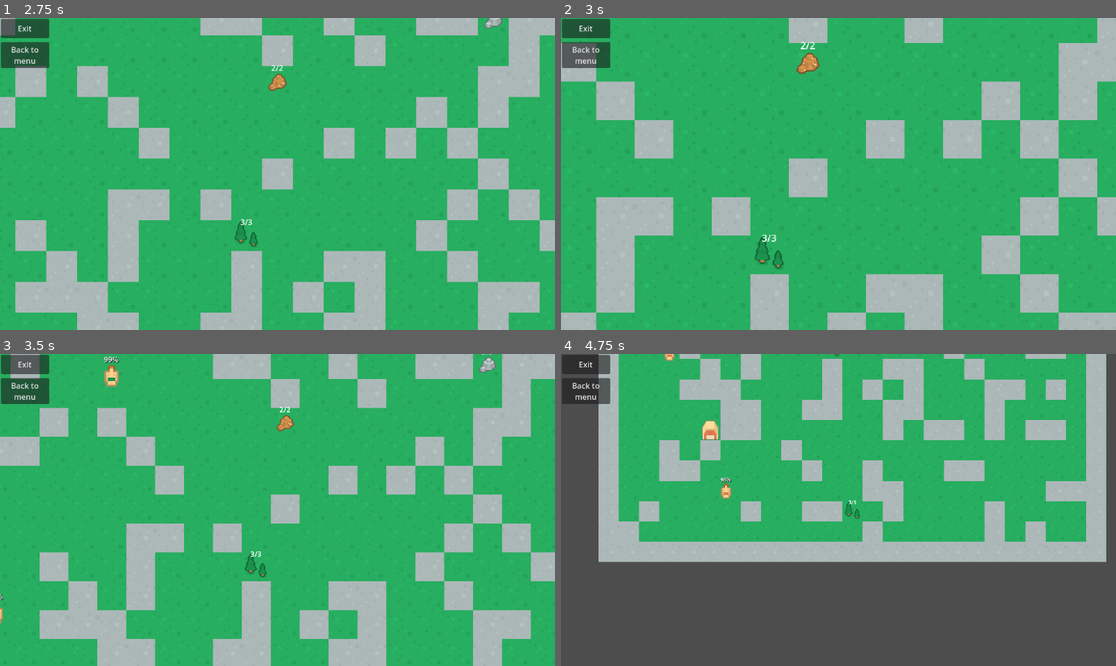
Above: before the commit, frames 1-4 (two rows, left to right).
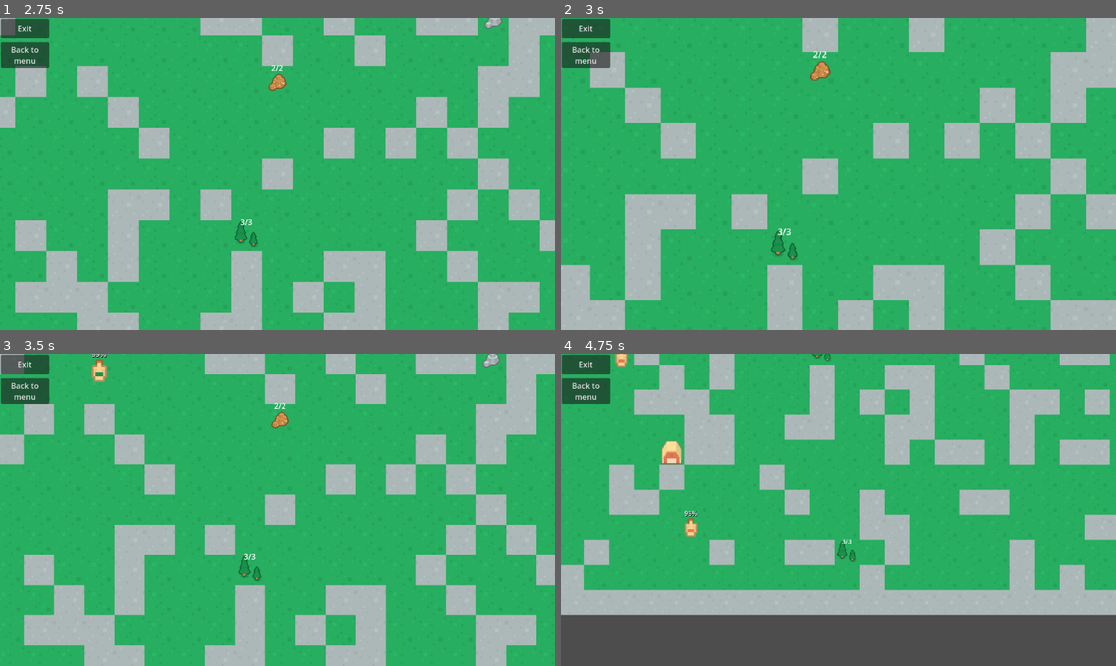
Above: after the commit, the same moments.

Repository: ApostolisSiampanis/intelligent-agents
Game: Godot game, scene res://scenes/input_screen.tscn
Same seed, same stepped clock (60 frames per second), same inputs: the game is played once before the commit and once after it.
Inputs (mouse positions are in pixels of both pictures, inside the frame that each line leads up to):
- Up to frame 1 (2.75 s): click "Start" at 0.5 s; click "Back to menu" at 1.25 s; click "Start" at 2 s
- Up to frame 2 (3 s): move the mouse to (960, 158) at 2.77 s; tap Mouse wheel up (camera_zoom_in) at 2.85 s
- Up to frame 3 (3.5 s): tap Mouse wheel down (camera_zoom_out) at 3.05 s
- Up to frame 4 (4.75 s): move the mouse to (727, 525) at 3.52 s; tap Mouse wheel down (camera_zoom_out) at 3.6, 4.55 s; tap Mouse wheel up (camera_zoom_in) at 3.8 s; move the mouse to (894, 441) at 4.27 s; hold S (camera_move_down) from 4.28 s (still down)

Frame 1 is identical in both runs. In frame 2, 18% of the frame differs, in the area x 0-100%, y 0-100%; in frame 3, 13%; in frame 4, 50%, in the area x 0-100%, y 0-84%.

Commit message:
Update camera_movement.gd
- Change camera zoom value (zoom-in/zoom-out).

Diff:
--- a/scripts/camera_movement.gd
+++ b/scripts/camera_movement.gd
@@ -20,10 +20,10 @@
 
 func zoom_camera():
 	if Input.is_action_just_pressed("camera_zoom_in"):
-		zoom_camera_to_cursor(0.025)
+		zoom_camera_to_cursor(0.015)
 
 	if Input.is_action_just_pressed("camera_zoom_out"):
-		zoom_camera_to_cursor(-0.025)
+		zoom_camera_to_cursor(-0.015)
 
 func simple_pan(delta):
 	var move_amount := Vector2.ZERO
